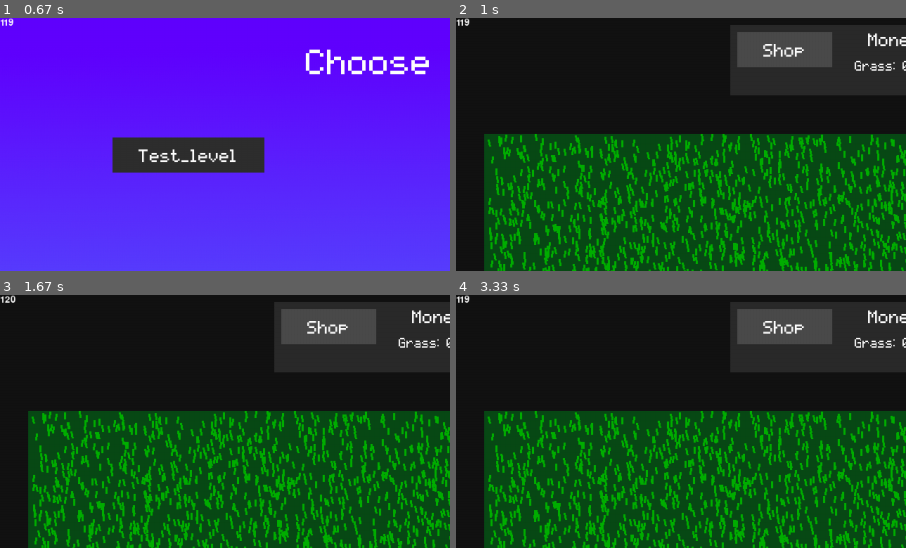
Above: before the commit, frames 1-4 (two rows, left to right).
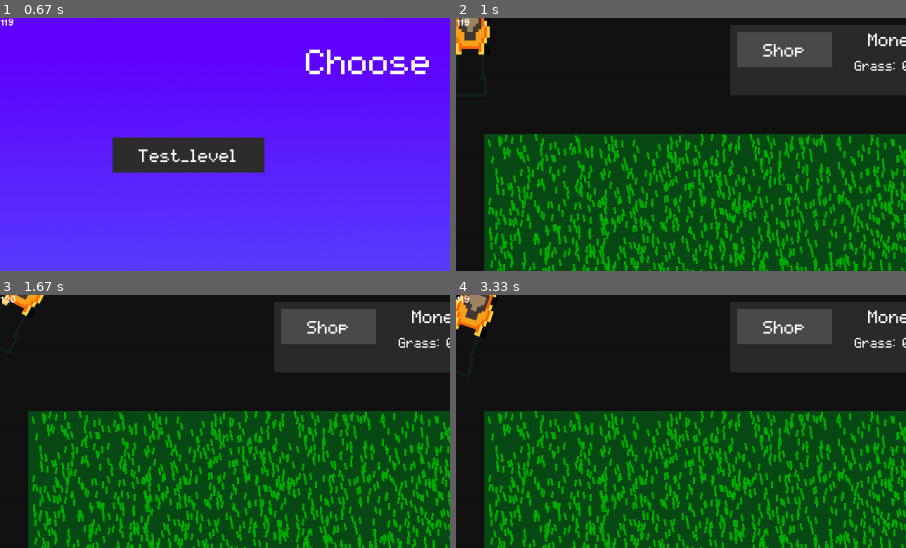
Above: after the commit, the same moments.

Repository: Acaippa/pygame-lawnmower
Game: pygame game, started from ver 0.3/main.py
Same seed, same stepped clock (60 frames per second), same inputs: the game is played once before the commit and once after it.
Inputs (mouse positions are % of the whole screen's width and height, from its top left):
- Up to frame 1 (0.67 s): click (50, 28) at 0.38 s
- Up to frame 2 (1 s): click (21, 27) at 0.72 s
- Up to frame 3 (1.67 s): hold Right 1-1.47 s; hold Up from 1.5 s (still down)
- Up to frame 4 (3.33 s): release Up at 1.8 s; hold Right 1.83-2.3 s; hold Left 2.33-2.87 s; hold Down 2.9-3.2 s; hold Left from 3.23 s (still down)
The pictures show only the part of the screen within x 0-50%, y 0-50%; the shares and areas given below are measured in that part.

Frame 1 is identical in both runs. In frame 2, 0.9% of the frame differs, in the area x 0-8%, y 0-15%; in frame 3, 0.4%; in frame 4, 1.0%, in the area x 0-9%, y 0-17%.

Commit message:
Add mower

Diff:
--- a/ver 0.3/modules/UI/shop_menu.py
+++ b/ver 0.3/modules/UI/shop_menu.py
@@ -4,6 +4,7 @@
 from modules.UI.button import *
 from modules.UI.image import *
 from modules.settings.json_manager import *
+from modules.game.mower import *
 import json
 
 class ShopMenu:
@@ -43,10 +44,16 @@
 
 		self.mower_section = Container(self, container=self.main_container, align="left", direction="right", size=(self.main_container.size[0], self.main_container.size[1]-self.section_container.size[1]), padding_between=20)
 
-		for mower in self.mowers:
+		self.mower_dict = {}
+
+		for index, mower in enumerate(self.mowers):
+			self.mower_dict[index] = Mower(self, dict=mower)
+
 			container = Container(self, container=self.mower_section, background="#5f5f5f", padding=5, align="left", direction="bottom", size=(100, 120))
-			Image(self, container=container, image=mower["path"], size=(100, 100))
+			Image(self, container=container, image=mower["image"], size=(100, 100))
 			Text(self, container=container, text=str(mower["price"]))
+
+		self.current_mower = self.mower_dict[0]
 
 		self.bag_section = Container(self, container=self.main_container, align="left", direction="right")
 		self.mower_button = Button(self, container=self.bag_section, text="Bags")
@@ -59,6 +66,8 @@
 		self.move()
 
 		self.update_items()
+
+		self.current_mower.update(self.delta_time)
 
 		self.draw()
 
--- a/ver 0.3/modules/game/mower.py
+++ b/ver 0.3/modules/game/mower.py
@@ -1,27 +1,58 @@
 import pygame
+from math import*
 
 class Mower:
 	def __init__(self, parent, **kwargs):
 		self.parent = parent
 
-		self.display_surface = self.parent.surface
+		self.display_surface = self.parent.parent.surface
 
 		self.dict = kwargs.get("dict", None)
 
-		# self.speed = self.dict["speed"]
+		self.speed = self.dict["speed"]
 
-		# self.image_path = self.dict["image"]
+		self.image_path = self.dict["image"]
 
-		# self.margin = self.dict["margin"] # The margin between the image size and the cutting surface size.
+		self.turn_rate = self.dict["turn_rate"]
 
-		print(self.dict)
+		self.margin = self.dict["margin"] # The margin between the image size and the cutting surface size.
+
+		self.image = pygame.image.load(self.image_path).convert_alpha()
+
+		self.angle = 0
+
+		self.pos = (20, 20)
+
+		self.size = (200, 200)
+
+		self.image = pygame.transform.scale(self.image, self.size)
 
 		self.delta_time = 0
 
 	def update(self, dt):
 		self.delta_time = dt
 
+		self.input()
+
 		self.draw()
 
 	def draw(self):
-		pass
+		self.rotated_image = pygame.transform.rotate(self.image, self.angle)
+		self.rect = self.rotated_image.get_rect(center=self.pos)
+		self.display_surface.blit(self.rotated_image, self.rect)
+
+	def input(self):
+		rads = radians(self.angle)
+		keys = pygame.key.get_pressed()
+
+		if keys[pygame.K_UP]:
+			self.pos = self.pos[0] - (self.speed*sin(rads)) * self.delta_time, self.pos[1] - (self.speed*cos(rads)) * self.delta_time
+
+		if keys[pygame.K_DOWN]:
+			self.pos = self.pos[0] + (self.speed*sin(rads)) * self.delta_time, self.pos[1] + (self.speed*cos(rads)) * self.delta_time
+
+		if keys[pygame.K_RIGHT]:
+			self.angle -= self.turn_rate * self.delta_time
+
+		if keys[pygame.K_LEFT]:
+			self.angle += self.turn_rate * self.delta_time
--- a/ver 0.3/modules/game/mowers.json
+++ b/ver 0.3/modules/game/mowers.json
@@ -1,7 +1,7 @@
 {
 	"mowers": [
 		{
-			"speed" : 20, "path" : "images/mowers/mower01.png", "margin" : 20, "price" : 200
+			"speed" : 200, "image" : "images/mowers/mower01.png", "margin" : 20, "price" : 200, "turn_rate" : 60
 		}
 	]
 }
